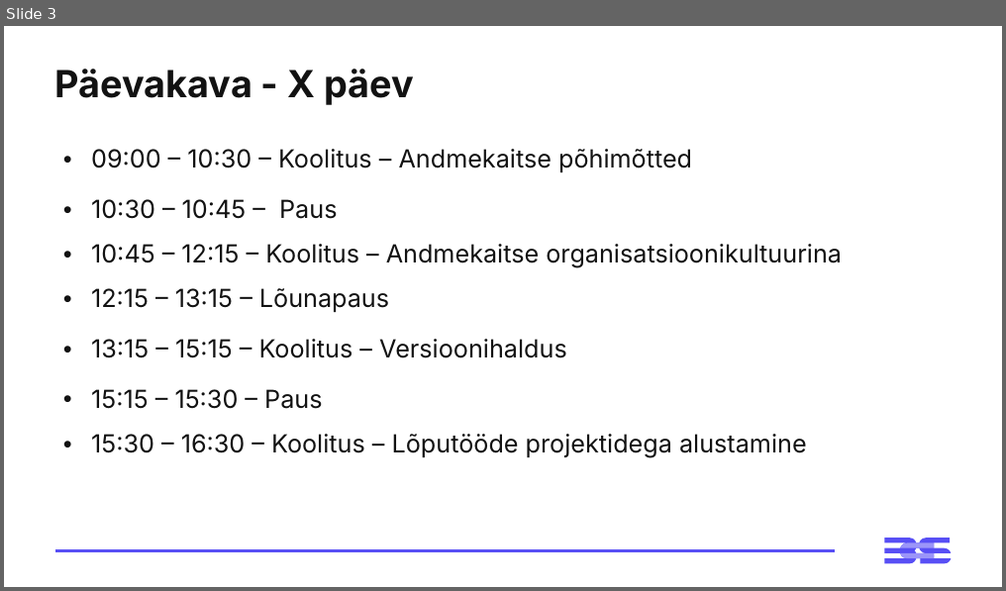
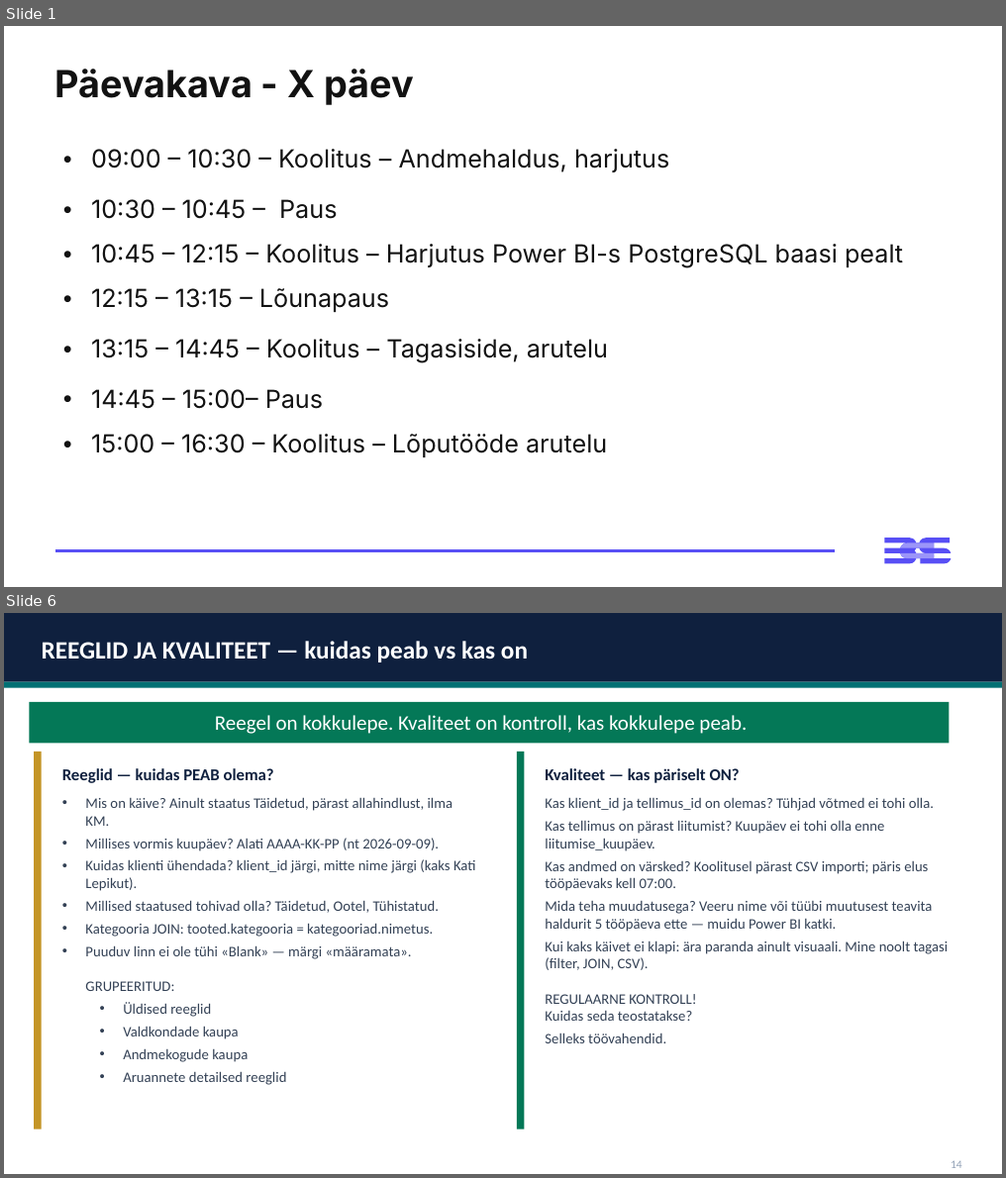
Before and after one commit to emilieabel/andmetarkus, a slide deck: Materjalid/Day10 Andmekaitse/10-paev-andmetarkus-esitlus.pptx. Shown one above the other, each under a label of ours: slide 3 before the commit, slides 1 and 6 after it; the slides between them are not shown. The pictures are 1006x591 and 1006x1178 pixels, drawn with LibreOffice and Linux fonts; fonts in the diff are those of the drawing. Boxes give left, top, right and bottom in pixels: in the first picture for what was removed or moved away, otherwise in the second. Text is boxed around its words. In the diff, an @@ line names an element or a change of style, - is before the commit and + after.

```diff
--- a/Materjalid/Day10 Andmekaitse/10-paev-andmetarkus-esitlus.pptx
+++ b/Materjalid/Day10 Andmekaitse/10-paev-andmetarkus-esitlus.pptx
@@ slide 6 added at <box>4,613,1002,1174</box>, background #FFFFFF @@
@@ rectangle added at <box>4,613,1002,682</box>, fill #0F203E @@
@@ text added at <box>42,641,528,663</box>, 24 pt, text #FFFFFF, bold @@
+REEGLID JA KVALITEET — kuidas peab vs kas on
@@ rectangle added at <box>4,682,1002,688</box>, fill #007073 @@
@@ rectangle added at <box>29,702,948,744</box>, fill #047857 @@
@@ text added at <box>215,715,746,734</box>, 20 pt, text #FFFFFF @@
+Reegel on kokkulepe. Kvaliteet on kontroll, kas kokkulepe peab.
@@ rounded rectangle added at <box>34,752,498,1130</box>, fill #FFFFFF @@
@@ rectangle added at <box>34,752,42,1130</box>, fill #C49526 @@
@@ rounded rectangle added at <box>517,752,969,1130</box>, fill #FFFFFF @@
@@ rectangle added at <box>517,752,525,1130</box>, fill #047857 @@
@@ text added at <box>62,768,274,783</box>, 16 pt, text #0F203E, bold @@
+Reeglid — kuidas PEAB olema?
@@ text added at <box>545,768,740,783</box>, 16 pt, text #0F203E, bold @@
+Kvaliteet — kas päriselt ON?
@@ text added at <box>85,797,476,1085</box>, 14 pt, text #334155 @@
+• Mis on käive? Ainult staatus Täidetud, pärast allahindlust, ilma KM.
+• Millises vormis kuupäev? Alati AAAA-KK-PP (nt 2026-09-09).
+• Kuidas klienti ühendada? klient_id järgi, mitte nime järgi (kaks Kati Lepikut).
+• Millised staatused tohivad olla? Täidetud, Ootel, Tühistatud.
+• Kategooria JOIN: tooted.kategooria = kategooriad.nimetus.
+• Puuduv linn ei ole tühi «Blank» — märgi «määramata».
+  GRUPEERITUD:
+  • Üldised reeglid
+  • Valdkondade kaupa
+  • Andmekogude kaupa
+  • Aruannete detailsed reeglid
@@ text added at <box>545,797,948,1044</box>, 14 pt, text #334155 @@
+Kas klient_id ja tellimus_id on olemas? Tühjad võtmed ei tohi olla.
+Kas tellimus on pärast liitumist? Kuupäev ei tohi olla enne liitumise_kuupäev.
+Kas andmed on värsked? Koolitusel pärast CSV importi; päris elus tööpäevaks kell 07:00.
+Mida teha muudatusega? Veeru nime või tüübi muutusest teavita haldurit 5 tööpäeva ette — muidu Power BI katki.
+Kui kaks käivet ei klapi: ära paranda ainult visuaali. Mine noolt tagasi (filter, JOIN, CSV).
+REGULAARNE KONTROLL!
+Kuidas seda teostatakse?
+Selleks töövahendid.
@@ text added at <box>950,1160,962,1168</box>, 11 pt, text #94A3B8 @@
+14
@@ what was slide 3 is now slide 1 @@
@@ slide 1 changed as well @@
@@ table at <box>54,130,951,466</box> @@
-row 1, column 1: 09:00 – 10:30 – Koolitus – Andmekaitse põhimõtted
+row 1, column 1: 09:00 – 10:30 – Koolitus – Andmehaldus, harjutus
-row 3, column 1: 10:45 – 12:15 – Koolitus – Andmekaitse organisatsioonikultuurina
+row 3, column 1: 10:45 – 12:15 – Koolitus – Harjutus Power BI-s PostgreSQL baasi pealt
-row 5, column 1: 13:15 – 15:15 – Koolitus – Versioonihaldus
+row 5, column 1: 13:15 – 14:45 – Koolitus – Tagasiside, arutelu
-row 6, column 1: 15:15 – 15:30 – Paus
+row 6, column 1: 14:45 – 15:00– Paus
-row 7, column 1: 15:30 – 16:30 – Koolitus – Lõputööde projektidega alustamine
+row 7, column 1: 15:00 – 16:30 – Koolitus – Lõputööde arutelu
```
Also in this commit, not shown: 5 other slides changed, 17 other slides added, 26 slides removed, 15 other files.
